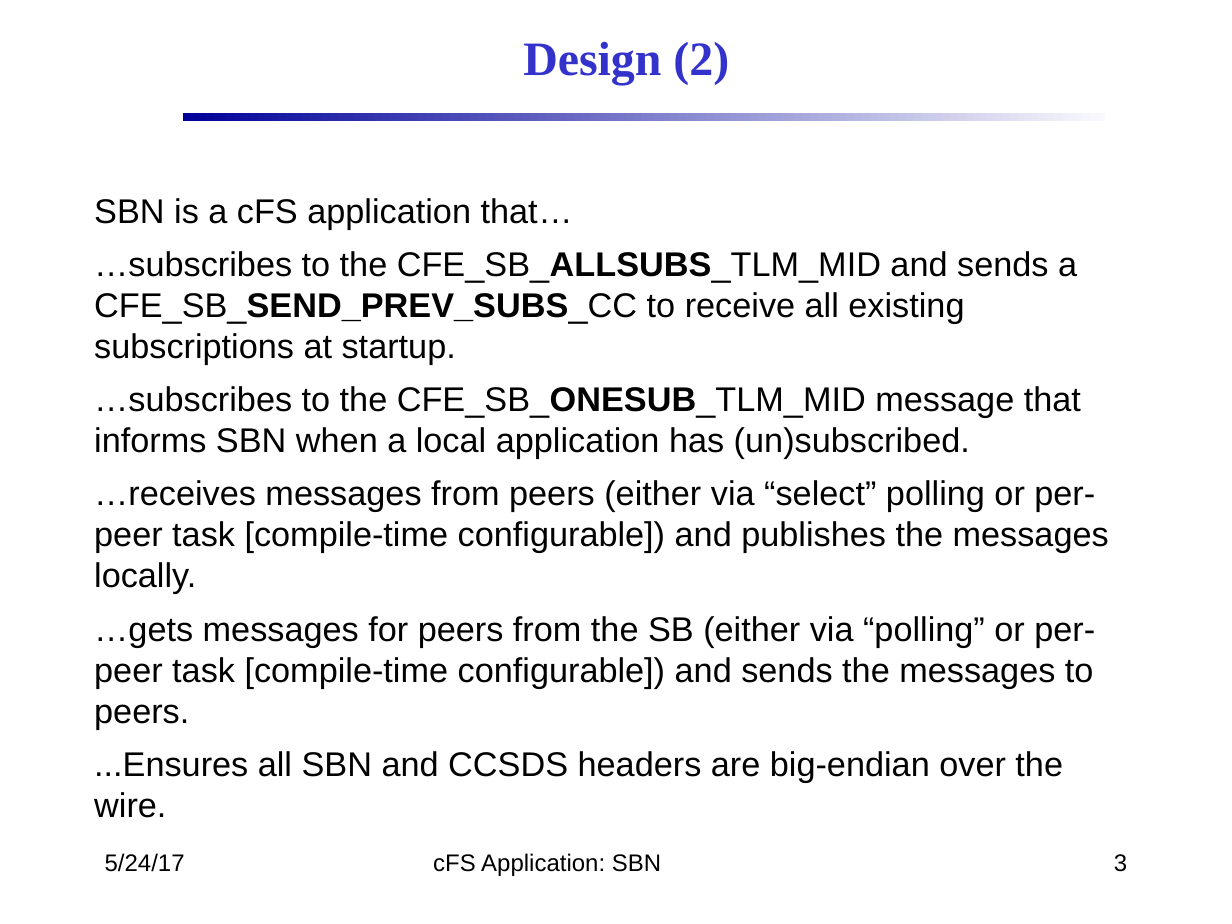
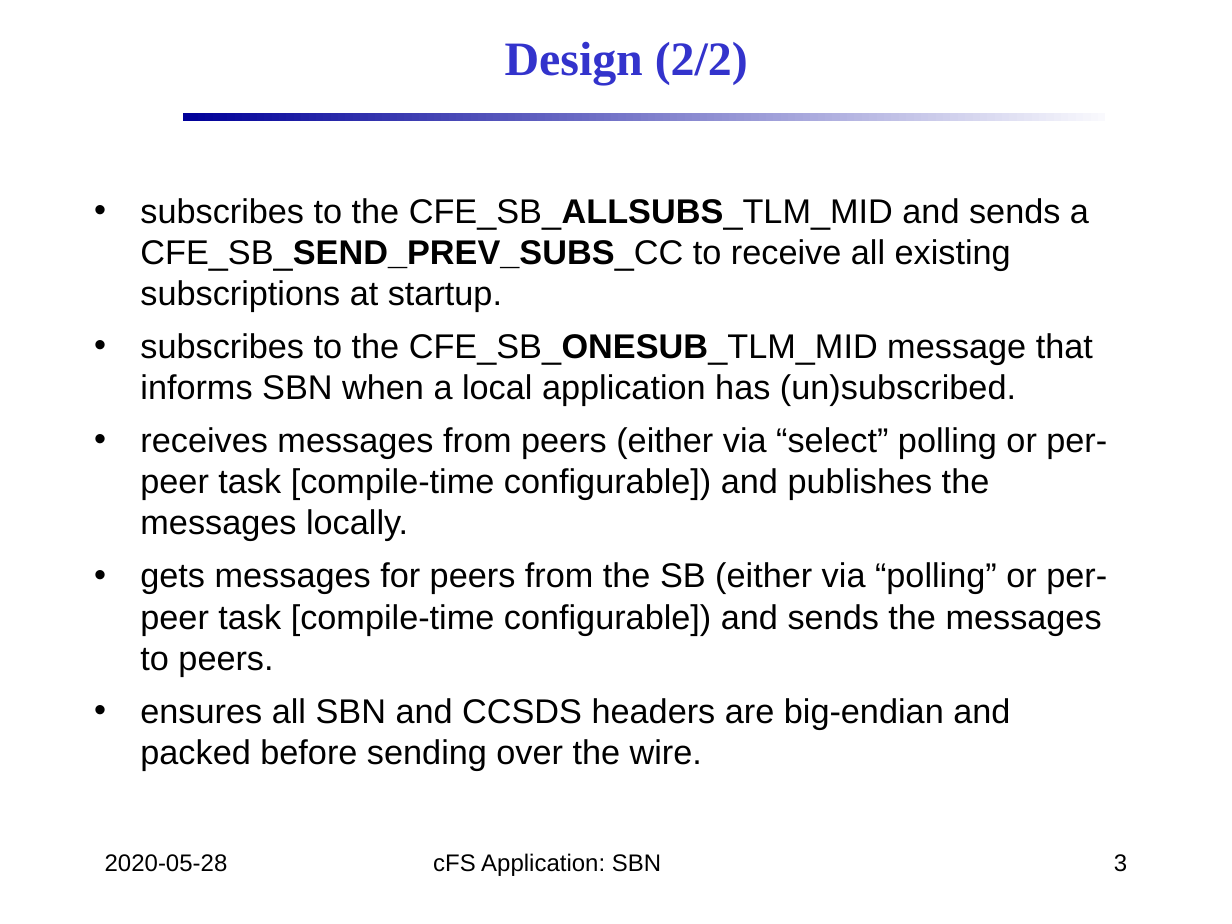
Before and after one commit to nasa/SBN, a slide deck: slide 3 of doc/SBN_Design.pptx. Drawn at 1232x924 pixels with LibreOffice and Linux fonts; fonts in the diff are those of the drawing; background and template pictures are left out. Boxes give left, top, right and bottom in pixels: in the first picture for what was removed or moved away, otherwise in the second. Text is boxed around its words. In the diff, an @@ line names an element or a change of style, - is before the commit and + after.

```diff
--- a/doc/SBN_Design.pptx
+++ b/doc/SBN_Design.pptx
@@ text at box(505, 41, 748, 85): text changed @@
-Design (2)
+Design (2/2)
@@ text at box(140, 198, 1107, 770): text changed @@
-SBN is a cFS application that…
-…subscribes to the CFE_SB_ALLSUBS_TLM_MID and sends a CFE_SB_SEND_PREV_SUBS_CC to receive all existing subscriptions at startup.
-…subscribes to the CFE_SB_ONESUB_TLM_MID message that informs SBN when a local application has (un)subscribed.
-…receives messages from peers (either via “select” polling or per-peer task [compile-time configurable]) and publishes the messages locally.
-…gets messages for peers from the SB (either via “polling” or per-peer task [compile-time configurable]) and sends the messages to peers.
-...Ensures all SBN and CCSDS headers are big-endian over the wire.
+• subscribes to the CFE_SB_ALLSUBS_TLM_MID and sends a CFE_SB_SEND_PREV_SUBS_CC to receive all existing subscriptions at startup.
+• subscribes to the CFE_SB_ONESUB_TLM_MID message that informs SBN when a local application has (un)subscribed.
+• receives messages from peers (either via “select” polling or per-peer task [compile-time configurable]) and publishes the messages locally.
+• gets messages for peers from the SB (either via “polling” or per-peer task [compile-time configurable]) and sends the messages to peers.
+• ensures all SBN and CCSDS headers are big-endian and packed before sending over the wire.
@@ text at box(105, 854, 228, 872): text changed @@
-5/24/17
+2020-05-28
```
Also in this commit, not shown: 15 other slides changed, 4 slides added, 3 slides removed.
